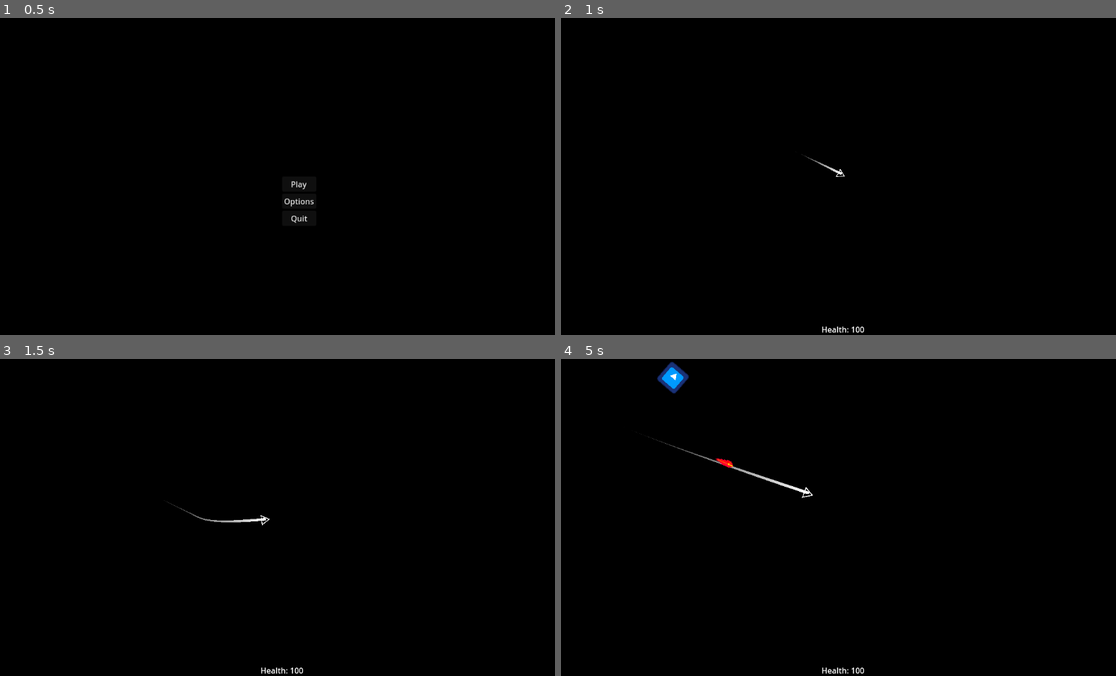
Above: before the commit, frames 1-4 (two rows, left to right).
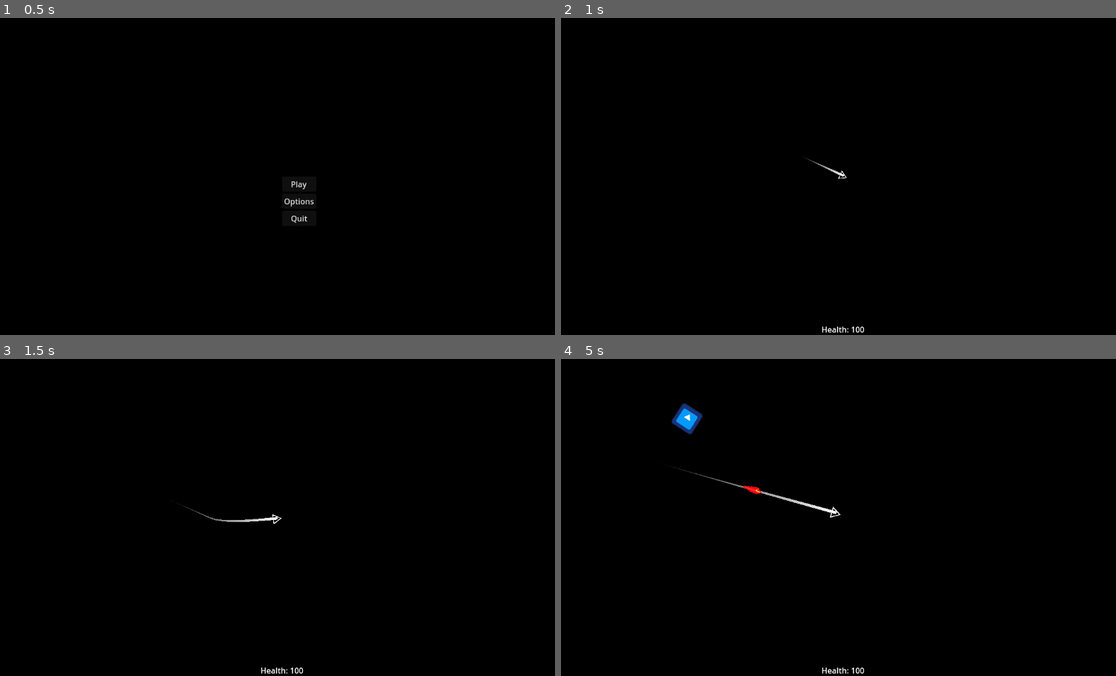
Above: after the commit, the same moments.

Repository: HazarBakir/void_blade
Game: Godot game, scene res://Scenes/main_menu.tscn
Two runs of this game, one before a commit and one after it. Both use one fixed random seed, a clock stepped at 60 frames per second and the inputs below. The engine's default icon, where the game draws it, is replaced by a stand-in: a white triangle on a blue panel in a dark square.
Inputs (mouse positions are in pixels of both pictures, inside the frame that each line leads up to):
- Up to frame 1 (0.5 s): no input
- Up to frame 2 (1 s): click "Play" at 0.5 s
- Up to frame 3 (1.5 s): move the mouse to (405, 501) at 1.27 s; press the mouse at (405, 501) at 1.28 s
- Up to frame 4 (5 s): move the mouse to (727, 533) at 2.02 s; release the mouse at (727, 533) at 2.03 s; click (727, 533) at 2.1 s; move the mouse to (899, 447) at 2.77 s; press the mouse at (899, 447) at 2.78 s; move the mouse to (816, 580) at 3.52 s; release the mouse at (816, 580) at 3.53 s; click (816, 580) at 3.6 s; move the mouse to (1010, 565) at 4.27 s; press the mouse at (1010, 565) at 4.28 s

Frame 1 is identical in both runs. In frame 2, less than 0.1% of the frame differs, in the area x 43-52%, y 42-51%; in frame 3, 0.1%; in frame 4, 1.2%, in the area x 15-51%, y 0-51%.

Commit message:
feat: add some screen shake
on player death,
bullet collision(2 different),
enemy kill.

Diff:
--- a/Scripts/Player/player_movement.gd
+++ b/Scripts/Player/player_movement.gd
@@ -5,7 +5,6 @@
 @onready var sprite: Sprite2D = $Sprite2D
 @onready var marker_2d: Marker2D = $Marker2D
 
-var isAlive: bool
 var speed: float = 700.0
 var follow_speed: float = 400.0
 var mouse_position: Vector2
@@ -84,9 +83,10 @@
 	camera.zoom.y = lerp(camera.zoom.y, target_zoom.y, zoom_speed * delta)
 
 func _trigger_death() -> void:
-	explode_particle.set_position(marker_2d.position)
-	explode_particle.emitting = true
 	if not sprite == null:
+		$Camera2D.screen_shake(25, 3)
+		explode_particle.set_position(marker_2d.position)
+		explode_particle.emitting = true
 		sprite.queue_free()
 
 func _on_enemy_kill_area_area_entered(area: Area2D) -> void:
@@ -94,9 +94,12 @@
 		var enemy = area.get_parent()
 
 		if PlayerStats.is_attacking:
+			PlayerStats.kill_count += 1
+			$Camera2D.screen_shake(8, 0.15)
 			if enemy.has_method("on_death"):
 				enemy.call("on_death")
 		else:
+			PlayerStats.kill_count += 1
 			PlayerStats.die()
 			if enemy.has_method("on_death"):
 				enemy.call("on_death")
--- a/Scripts/Player/player_stats.gd
+++ b/Scripts/Player/player_stats.gd
@@ -73,6 +73,8 @@
 func check_level_up():
 	while experience >= experience_to_next_level:
 		level_up()
+func check_kill_count():
+	print("Kill Count: ", kill_count)
 
 func level_up():
 	level += 1
--- /dev/null
+++ b/Scripts/camera.gd
@@ -0,0 +1,35 @@
+extends Camera2D
+class_name Camera
+
+var shake_intensity: float = 0.0
+var active_shake_time: float = 0.0
+
+var shake_decay: float = 5.0
+
+var shake_time: float = 0.0
+var shake_time_speed: float = 20.0
+
+var noise = FastNoiseLite.new()
+
+func _physics_process(delta: float) -> void:
+	if active_shake_time > 0:
+		shake_time += delta * shake_time_speed
+		active_shake_time -= delta
+
+		offset = Vector2(
+			noise.get_noise_2d(shake_time, 0) * shake_intensity,
+			noise.get_noise_2d(0, shake_time) * shake_intensity
+		)
+
+		shake_intensity = max(shake_intensity - shake_decay * delta, 0)
+	else:
+		offset = lerp(offset, Vector2.ZERO, 10.5 * delta)
+
+func screen_shake(intensity: int, time: float):
+	randomize()
+	noise.seed = randi()
+	noise.frequency = 2.0
+
+	shake_intensity = intensity
+	active_shake_time = time
+	shake_time = 0.0
--- a/Scripts/enemy/bullet.gd
+++ b/Scripts/enemy/bullet.gd
@@ -1,5 +1,4 @@
 extends Area2D
-
 @onready var bullet_particle: GPUParticles2D = $BulletParticle
 @onready var animated_sprite: AnimatedSprite2D = $AnimatedSprite2D
 @onready var particle_timer: Timer = $BulletParticle/Timer
@@ -10,6 +9,7 @@
 var follow_target: bool = true
 
 func _ready() -> void:
+	add_to_group("bullets")
 	_setup_follow_timer()
 	scale = Vector2(1.3, 1.3)
 
@@ -54,7 +54,16 @@
 	if area.is_in_group("player") or area.get_parent().is_in_group("player") and area.name == "BulletDetectArea":
 		if PlayerStats.is_attacking == false:
 			PlayerStats.take_damage(10)
+			screen_shake_on_collision(15, 0.5)
+		else:
+			screen_shake_on_collision(3, 0.2)
 		_destroy_projectile()
 
 func _on_bullet_destroy_timer_timeout() -> void:
 	queue_free()
+func screen_shake_on_collision(intensity: int, time: float):
+	var player_nodes = get_tree().get_nodes_in_group("player")
+	if player_nodes.size() > 0:
+		var player = player_nodes[0]
+		if player.has_node("Camera2D"):
+			player.get_node("Camera2D").screen_shake(intensity, time)
--- a/scenes/player.tscn
+++ b/scenes/player.tscn
@@ -1,8 +1,9 @@
-[gd_scene load_steps=21 format=3 uid="uid://bvr6pjuau5noi"]
+[gd_scene load_steps=22 format=3 uid="uid://bvr6pjuau5noi"]
 
 [ext_resource type="Texture2D" uid="uid://d4cwudjr1d7k4" path="res://Sprites/DinoSprites - mort.png" id="1_3vyb7"]
 [ext_resource type="Script" uid="uid://ci83gs3bkbyh4" path="res://Scripts/Player/player_movement.gd" id="1_qhqgy"]
 [ext_resource type="Texture2D" uid="uid://ctsjve8tw3vv0" path="res://Sprites/crosshair098.png" id="2_vgqql"]
+[ext_resource type="Script" uid="uid://dfwyus0mfu76u" path="res://Scripts/camera.gd" id="2_x3wgy"]
 [ext_resource type="Script" uid="uid://b13u0ty16kbto" path="res://Scripts/Player/trail_line.gd" id="4_dqkch"]
 [ext_resource type="PackedScene" uid="uid://btrm2qlbxc62e" path="res://Scenes/explode particle.tscn" id="5_fkybt"]
 
@@ -113,6 +114,7 @@
 drag_top_margin = 0.1
 drag_right_margin = 0.1
 drag_bottom_margin = 0.1
+script = ExtResource("2_x3wgy")
 
 [node name="Sprite2D" type="Sprite2D" parent="."]
 rotation = 1.57079
Not shown, added: Scripts/camera.gd.uid
